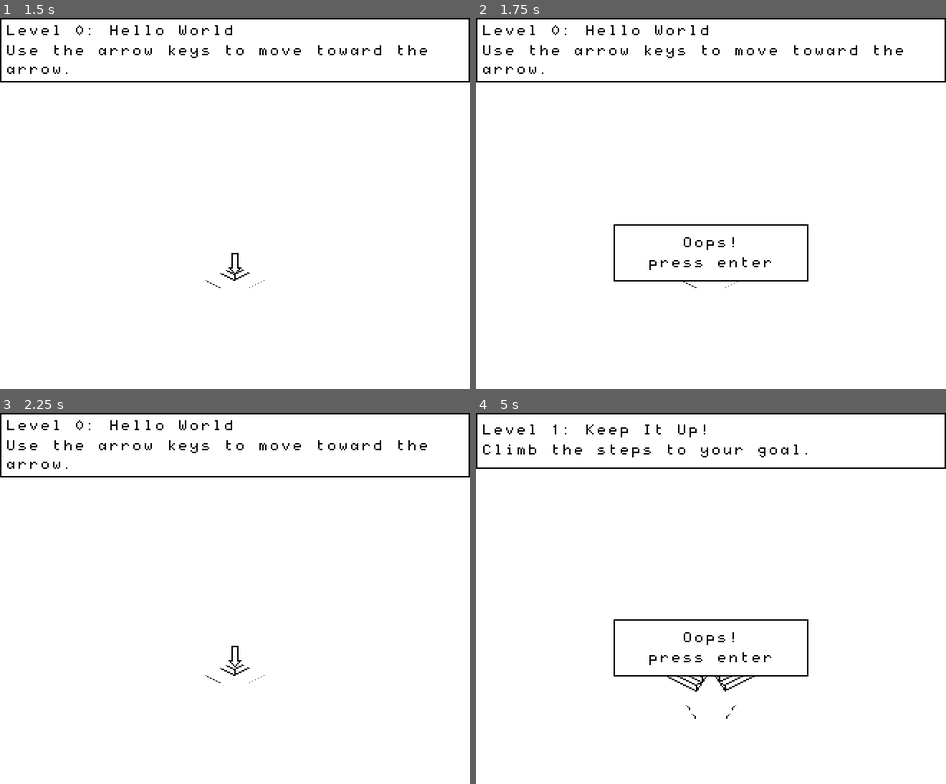
Above: before the commit, frames 1-4 (two rows, left to right).
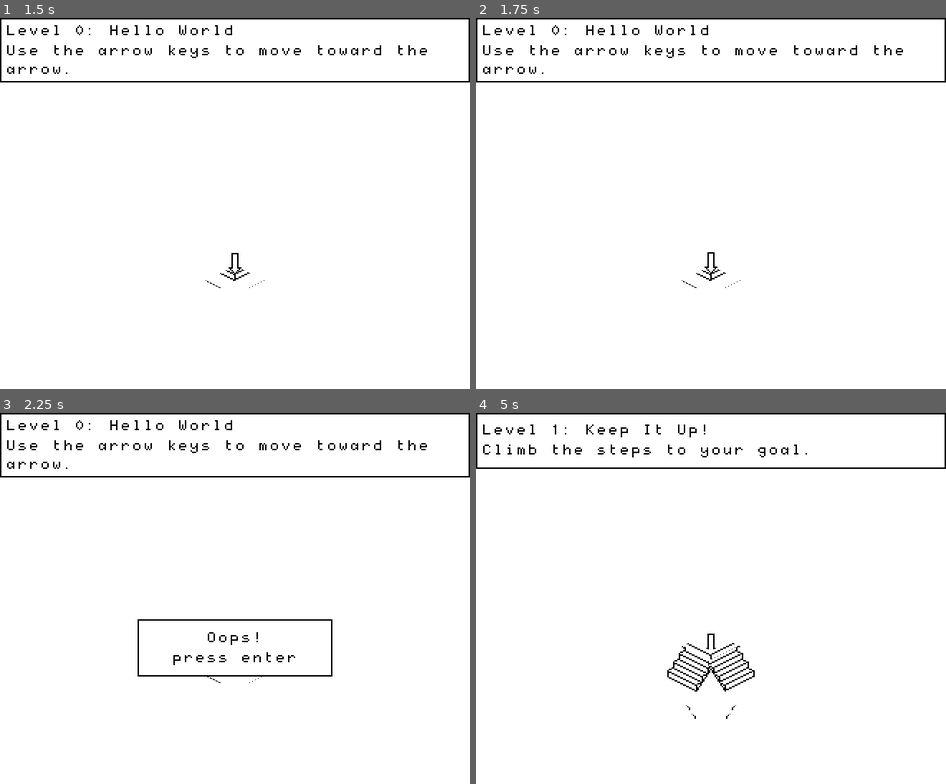
Above: after the commit, the same moments.

Repository: jlcarr/IsoMAZEtric
Game: Godot game, scene res://Menu/Menu.tscn
Same seed, same stepped clock (60 frames per second), same inputs: the game is played once before the commit and once after it.
Inputs:
- Up to frame 1 (1.5 s): click "Start" at 0.5 s; tap Enter (ui_accept) at 1.25 s; hold Right (ui_right) from 1.28 s (still down); hold Enter (ui_accept) from 1.28 s (still down)
- Up to frame 2 (1.75 s): keep holding Right (ui_right); keep holding Enter (ui_accept); tap Space (ui_jump) at 1.52, 1.55 s
- Up to frame 3 (2.25 s): tap Space (ui_jump) at 1.82, 2.1 s; release Right (ui_right) at 2.03 s; release Enter (ui_accept) at 2.03 s; hold Down (ui_down) from 2.03 s (still down)
- Up to frame 4 (5 s): tap Space (ui_jump) at 2.27, 2.57, 3.05, 3.77, 4.07 s; tap Enter (ui_accept) at 2.3, 2.75, 3.6 s; release Down (ui_down) at 2.78 s; hold Right (ui_right) 2.78-3.53 s; hold Enter (ui_accept) 2.78-3.53 s; hold Up (ui_up) 3.53-4.28 s; hold Left (ui_left) from 4.28 s (still down); hold Space (ui_jump) from 4.28 s (still down)

Frame 1 is identical in both runs. In frame 2, 0.7% of the frame differs, in the area x 29-71%, y 55-72%; in frame 3, 0.7%; in frame 4, 0.9%.

Commit message:
Removed jump, fixed gravity, and player may only move while grounded.

Diff:
--- a/src/Levels.gd
+++ b/src/Levels.gd
@@ -58,7 +58,7 @@
 	},
 	{
 		"Name": "Level 2: Blind Corner",
-		"HintText": "Press shift to rotate and get a better view!",
+		"HintText": "Press SHIFT to rotate and get a better view!",
 		"ConstMap":
 			[
 				[
@@ -105,7 +105,7 @@
 	},
 	{
 		"Name": "Level 3: The Ivory Tower",
-		"HintText": "Carry on upwards!",
+		"HintText": "Carry on upward!",
 		"ConstMap":
 			[
 				[
@@ -184,7 +184,7 @@
 	},
 	{
 		"Name": "Level 6: Ups And Downs",
-		"HintText": "",
+		"HintText": "Sometimes life takes you up, down and around.",
 		"ConstMap":
 			[
 				[
@@ -226,7 +226,7 @@
 	},
 	{
 		"Name": "Level 6: A Matter Of Perspective",
-		"HintText": "Beware illusions of perspective!",
+		"HintText": "Beware illusions of perspective and false endings!",
 		"ConstMap":
 			[
 				[
@@ -257,7 +257,7 @@
 	},
 	{
 		"Name": "Level 7: Super Symmetry",
-		"HintText": "Beware false endings!",
+		"HintText": "Sometimes it looks like nothing has changed.",
 		"ConstMap":
 			[
 				[
--- a/src/Tiles/Player/player.gd
+++ b/src/Tiles/Player/player.gd
@@ -12,7 +12,7 @@
 
 # Setup vars
 var orig = Vector3()
-const GRAVITY = 10.98
+const GRAVITY = 0.98
 const JUMP_FORCE = 20
 var fall_speed = 0
 
@@ -38,6 +38,10 @@
 	if Input.is_action_pressed("ui_down"):
 		velocity += d_vec
 	velocity = SPEED * velocity.normalized()
+
+	if fall_speed < -6*GRAVITY:
+		velocity = Vector3()
+
 	velocity.y = fall_speed
 	body.move_and_slide(velocity, Vector3(0,1,0))
 
@@ -48,9 +52,9 @@
 		fall_speed = -0.1
 
 	var just_jumped = false
-	if grounded and Input.is_action_pressed("ui_jump"):
-		just_jumped = true
-		fall_speed = JUMP_FORCE
+	#if grounded and Input.is_action_pressed("ui_jump"):
+	#	just_jumped = true
+	#	fall_speed = JUMP_FORCE
 
 	if self.transform.origin.y < -20:
 		#self.position(orig)
